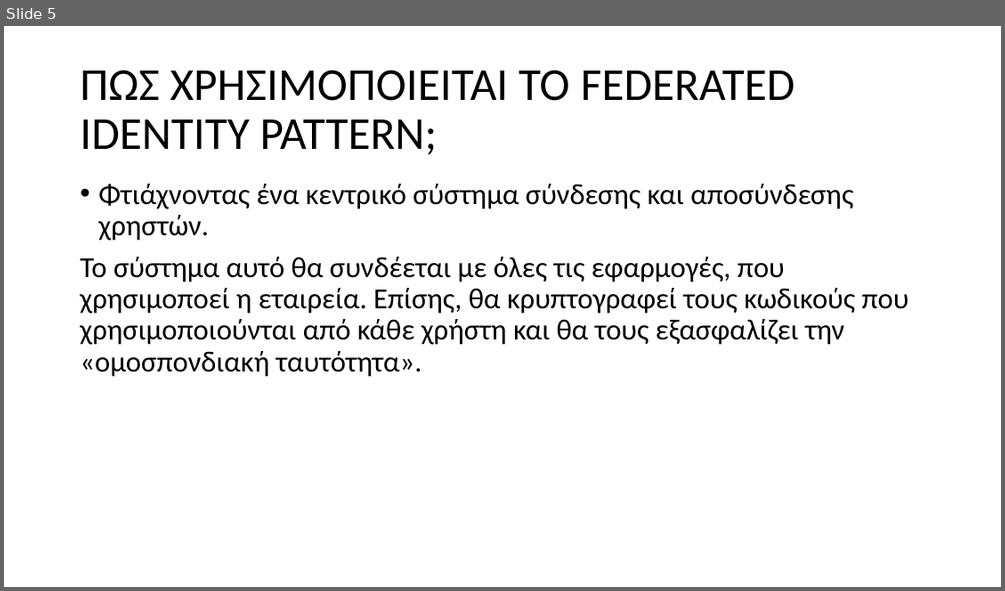
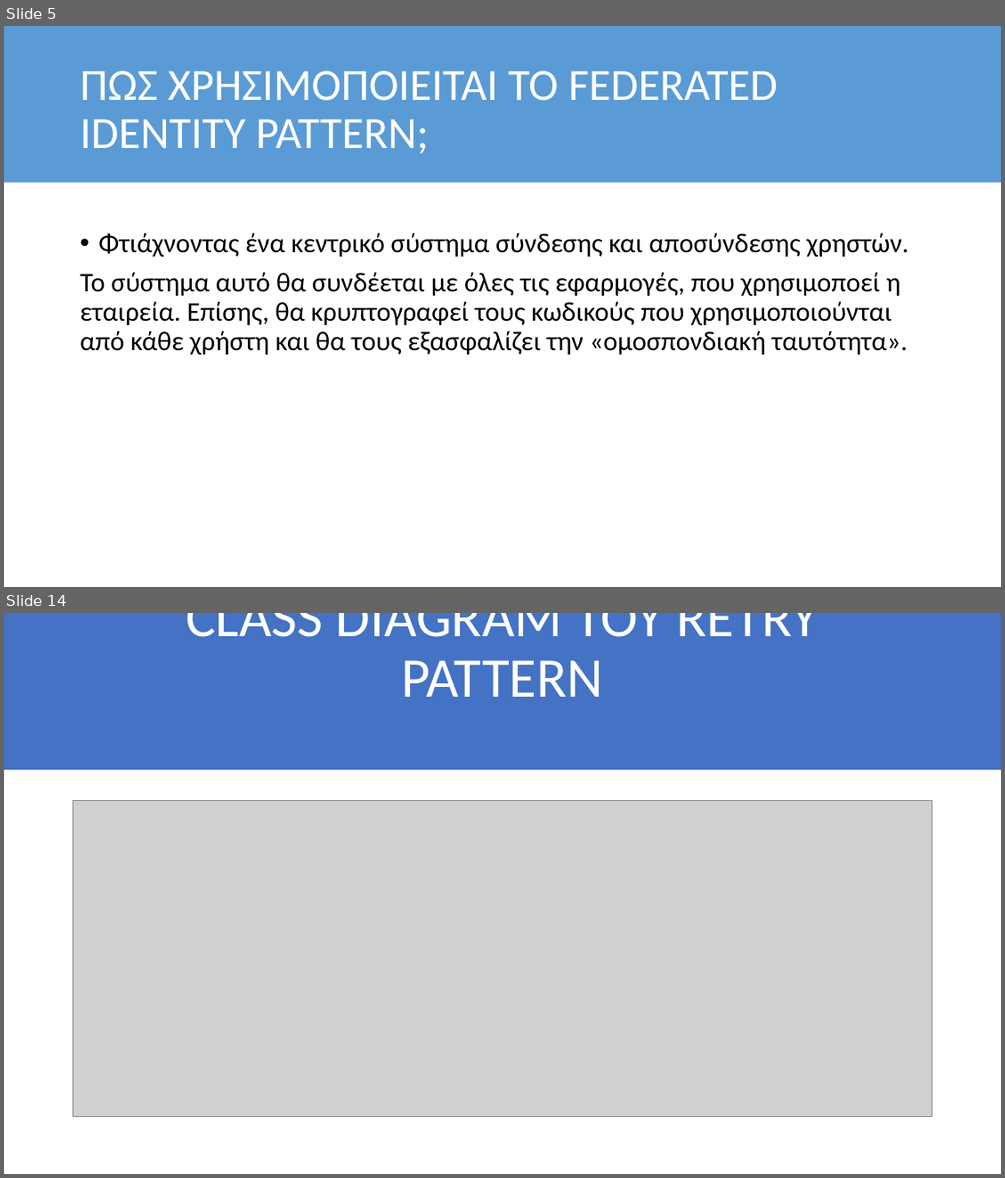
Before and after one commit to GeorgeMC2610/Design-Patterns, a slide deck: Exercise 3/Microsoft Design Patterns/Microsoft Design Patterns.pptx. Shown one above the other, each under a label of ours: slide 5 before the commit, slides 5 and 14 after it; the slides between them are not shown. The pictures are 1005x591 and 1005x1178 pixels, drawn with LibreOffice and Linux fonts; fonts in the diff are those of the drawing; grey boxes stand for pictures. Boxes give left, top, right and bottom in pixels: in the first picture for what was removed or moved away, otherwise in the second. Text is boxed around its words. In the diff, an @@ line names an element or a change of style, - is before the commit and + after.

```diff
--- a/Exercise 3/Microsoft Design Patterns/Microsoft Design Patterns.pptx
+++ b/Exercise 3/Microsoft Design Patterns/Microsoft Design Patterns.pptx
@@ slide 14 added at bbox=[4, 613, 1001, 1174], background #FFFFFF @@
@@ rectangle added at bbox=[4, 613, 1001, 770], fill #4472C4 @@
@@ title added at bbox=[186, 613, 819, 697], 54 pt, text #FFFFFF @@
+CLASS DIAGRAM ΤΟΥ RETRY PATTERN
@@ picture added at bbox=[73, 800, 933, 1116] @@
@@ slide 5 changed as well @@
@@ rectangle added at bbox=[4, 26, 1001, 183], fill #5B9BD5 @@
@@ title "ΠΩΣ ΧΡΗΣΙΜΟΠΟΙΕΙΤΑΙ ΤΟ FEDERATED IDENTITY ..." at bbox=[80, 70, 777, 153]: size 44 to 43 pt, text colour #000000 to #FFFFFF @@
@@ text "Φτιάχνοντας ένα κεντρικό σύστημα σύνδεσης ...": place and size @@
-text "Φτιάχνοντας ένα κεντρικό σύστημα σύνδεσης ..." at bbox=[80, 184, 909, 377]
+text "Φτιάχνοντας ένα κεντρικό σύστημα σύνδεσης ..." at bbox=[80, 232, 909, 354]
@@ text "Φτιάχνοντας ένα κεντρικό σύστημα σύνδεσης ..." at bbox=[80, 232, 909, 354]: size 28 to 26 pt @@
```
Also in this commit, not shown: 4 other slides changed, 8 other slides added, 1 slide removed.
